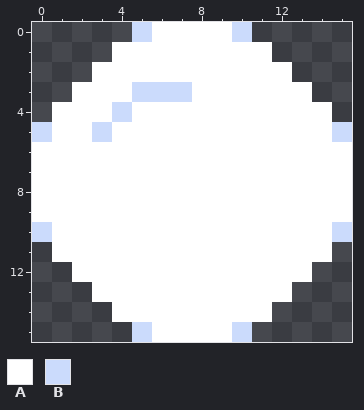
Pixel-art file -- Assets/Sprites/GlowBulb.aseprite. Above is the file before it was changed.
16x16 pixels, 1 frame.
Palette (. is transparent): A #ffffff  B #cbdbfc
Pixels before, first column x 0:
 0 .....BAAAAB.....
 1 ....AAAAAAAA....
 2 ...AAAAAAAAAA...
 3 ..AAABBBAAAAAA..
 4 .AAABAAAAAAAAAA.
 5 BAABAAAAAAAAAAAB
 6 AAAAAAAAAAAAAAAA
 7 AAAAAAAAAAAAAAAA
 8 AAAAAAAAAAAAAAAA
 9 AAAAAAAAAAAAAAAA
10 BAAAAAAAAAAAAAAB
11 .AAAAAAAAAAAAAA.
12 ..AAAAAAAAAAAA..
13 ...AAAAAAAAAA...
14 ....AAAAAAAA....
15 .....BAAAAB.....
After the commit:
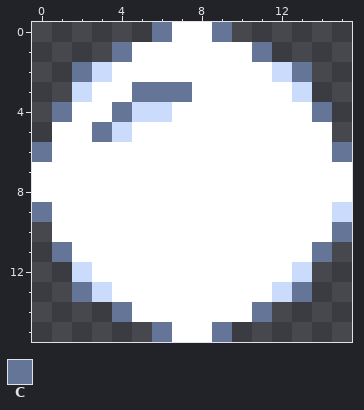
Colours new in this view: C #657597
Changes in this commit:
{"y":0,"x":5,"old":"BA","new":".C"}
{"y":0,"x":9,"old":"AB","new":"C."}
{"y":1,"x":4,"old":"A","new":"C"}
{"y":1,"x":11,"old":"A","new":"C"}
{"y":2,"x":2,"old":".A","new":"CB"}
{"y":2,"x":12,"old":"A.","new":"BC"}
{"y":3,"x":2,"old":"A","new":"B"}
{"y":3,"x":5,"old":"BBB","new":"CCC"}
{"y":3,"x":13,"old":"A","new":"B"}
{"y":4,"x":1,"old":"A","new":"C"}
{"y":4,"x":4,"old":"BAA","new":"CBB"}
{"y":4,"x":14,"old":"A","new":"C"}
{"y":5,"x":0,"old":"B","new":"."}
{"y":5,"x":3,"old":"BA","new":"CB"}
{"y":5,"x":15,"old":"B","new":"."}
{"y":6,"x":0,"old":"A","new":"C"}
{"y":6,"x":15,"old":"A","new":"C"}
{"y":9,"x":0,"old":"A","new":"C"}
{"y":9,"x":15,"old":"A","new":"B"}
{"y":10,"x":0,"old":"B","new":"."}
{"y":10,"x":15,"old":"B","new":"C"}
{"y":11,"x":1,"old":"A","new":"C"}
{"y":11,"x":14,"old":"A","new":"C"}
{"y":12,"x":2,"old":"A","new":"B"}
{"y":12,"x":13,"old":"A","new":"B"}
{"y":13,"x":2,"old":".A","new":"CB"}
{"y":13,"x":12,"old":"A.","new":"BC"}
{"y":14,"x":4,"old":"A","new":"C"}
{"y":14,"x":11,"old":"A","new":"C"}
{"y":15,"x":5,"old":"BA","new":".C"}
{"y":15,"x":9,"old":"AB","new":"C."}
{"label":"changed","picture_box":[32,22,352,342]}
